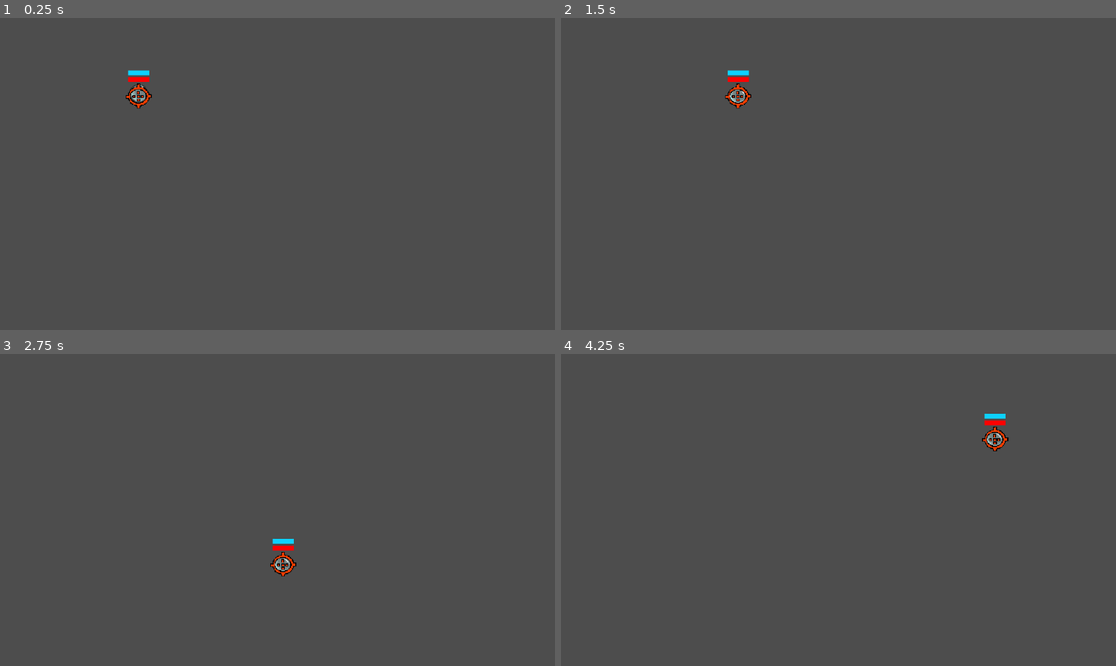
Above: before the commit, frames 1-4 (two rows, left to right).
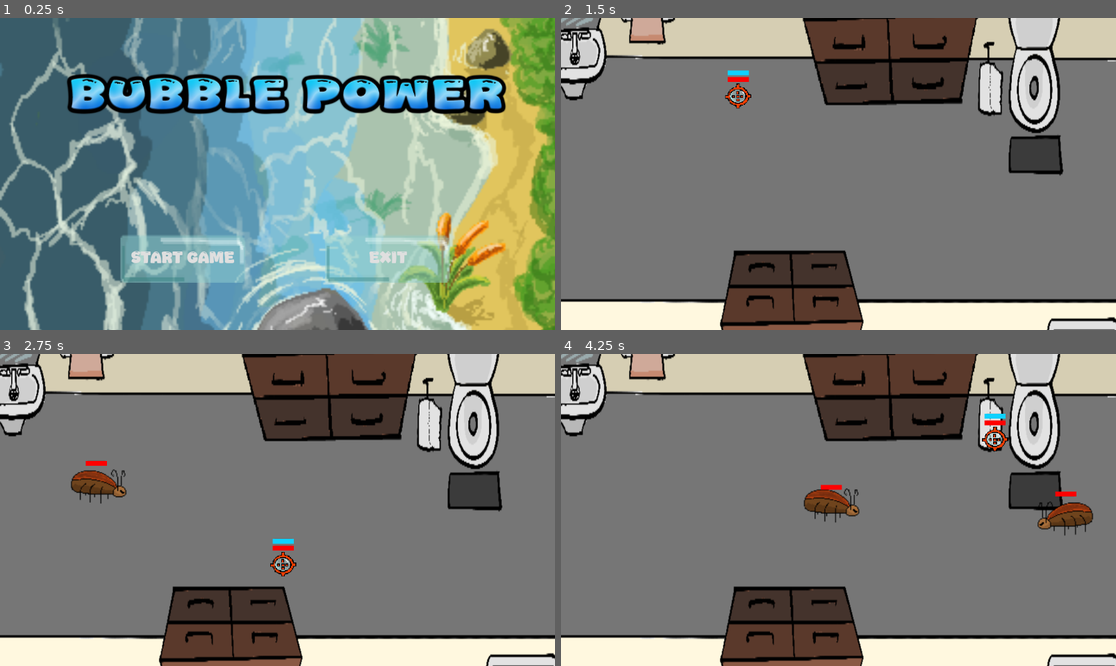
Above: after the commit, the same moments.

Repository: ConnorTamme/Bubble-Power
Game: Godot game, scene res://start_screen.tscn
The game is run twice, just before and just after one commit, with the same random seed, the same clock (stepped at 60 frames per second) and the same inputs. Before the commit the project starts from res://main.tscn. The engine's default icon, where the game draws it, is replaced by a stand-in: a white triangle on a blue panel in a dark square.
Inputs (mouse positions are in pixels of both pictures, inside the frame that each line leads up to):
- Up to frame 1 (0.25 s): no input
- Up to frame 2 (1.5 s): click (744, 258) at 0.5 s, where only the run after the commit has a clickable "START GAME"; tap Enter at 1.25 s; move the mouse to (960, 158) at 1.27 s; press the mouse at (960, 158) at 1.28 s; hold D (p1_right) from 1.28 s (still down)
- Up to frame 3 (2.75 s): move the mouse to (166, 525) at 2.02 s; release D (p1_right) at 2.03 s; release the mouse at (166, 525) at 2.03 s; hold S (p1_down) from 2.03 s (still down); tap Ctrl (p1_sneak) at 2.1 s
- Up to frame 4 (4.25 s): move the mouse to (894, 441) at 2.77 s; release S (p1_down) at 2.78 s; hold D (p1_right) 2.78-3.53 s; tap Shift (p1_sprint) at 2.85 s; move the mouse to (810, 572) at 3.52 s; hold W (p1_up) from 3.53 s (still down); click (810, 572) at 3.6 s

The runs differ from the first frame. In frame 1, 100% of the frame differs, in the area x 0-100%, y 0-100%; in frame 2, 98%; in frame 3, 98%; in frame 4, 98%.
Error before the commit: Invalid call. Nonexistent function 'instantiate' in base 'Nil'. (res://main.gd:38)

Commit message:
Add BG Music Scene as Autoload

Diff:
--- a/project.godot
+++ b/project.godot
@@ -11,7 +11,7 @@
 [application]
 
 config/name="Bubble Power"
-run/main_scene="res://main.tscn"
+run/main_scene="res://start_screen.tscn"
 config/features=PackedStringArray("4.3", "Forward Plus")
 config/icon="res://icon.svg"
 
@@ -22,6 +22,7 @@
 Enums="*res://enums.gd"
 StaticStats="*res://static_stats.gd"
 GlobalSignals="*res://Signal.gd"
+GlobalAudioStreamPlayer="*res://audio_stream_player.tscn"
 
 [input]
 
